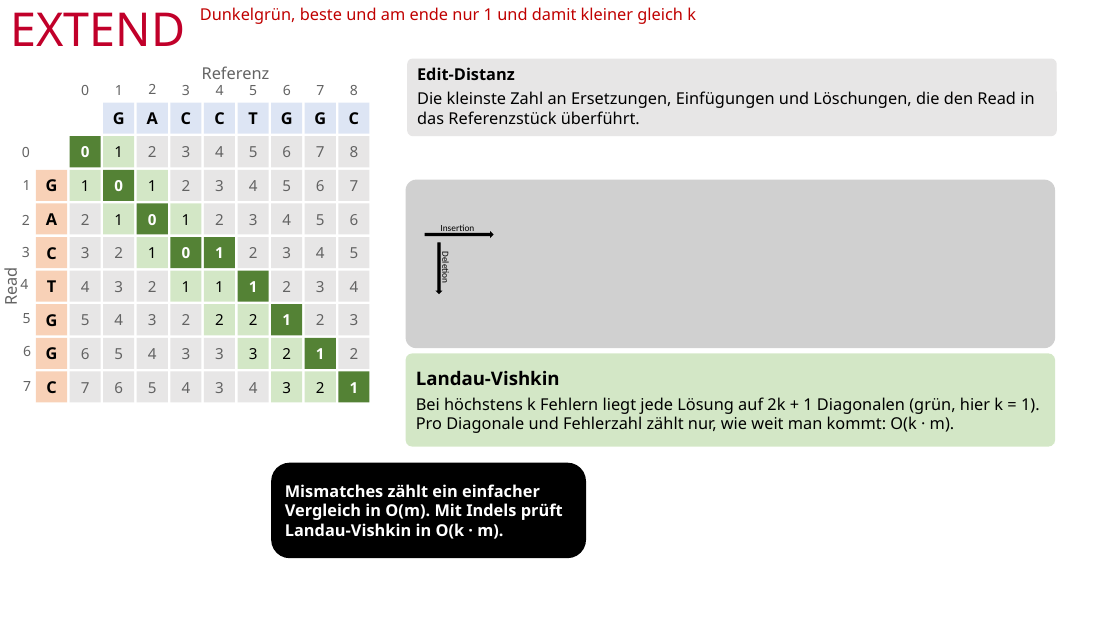
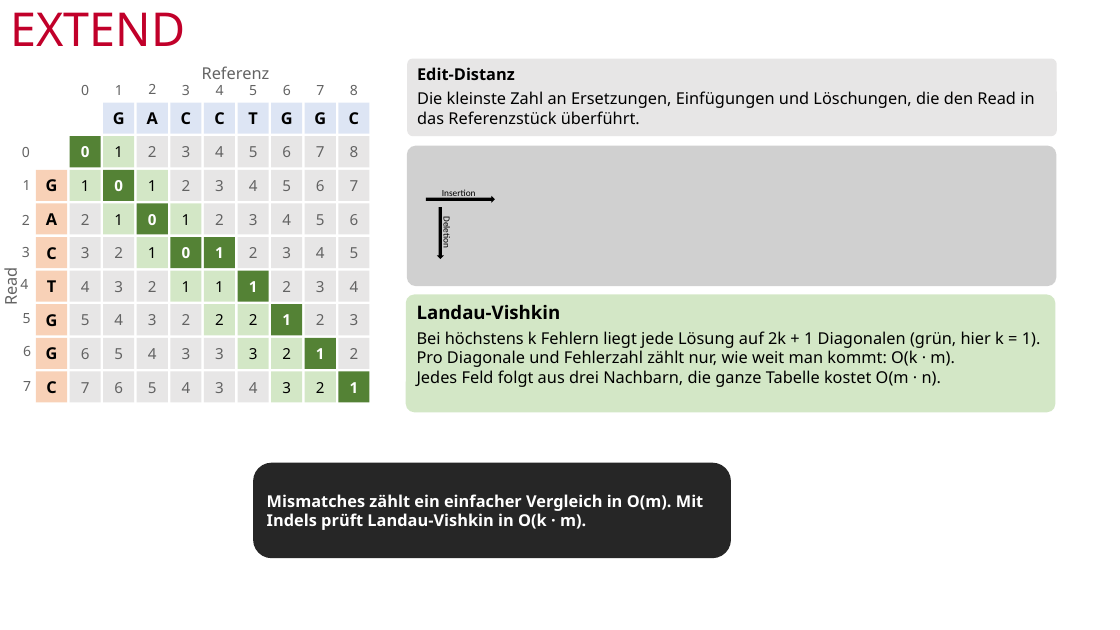
Before and after one commit to mawehl/BigData, a slide deck: slide 10 of CloudBurst_Wehle.pptx (slide 8 before the commit). Drawn at 1120x630 pixels with LibreOffice and Linux fonts; fonts in the diff are those of the drawing; grey boxes stand for pictures; background and template pictures are left out. Boxes give left, top, right and bottom in pixels: in the first picture for what was removed or moved away, otherwise in the second. Text is boxed around its words. In the diff, an @@ line names an element or a change of style, - is before the commit and + after.

```diff
--- a/CloudBurst_Wehle.pptx
+++ b/CloudBurst_Wehle.pptx
@@ text removed at <box>200,7,696,24</box> @@
-Dunkelgrün, beste und am ende nur 1 und damit kleiner gleich k
@@ picture: place and size @@
-picture at <box>406,180,1055,349</box>
+picture at <box>407,145,1056,286</box>
@@ right arrow "Insertion": place and size @@
-right arrow "Insertion" at <box>425,233,492,237</box>
+right arrow "Insertion" at <box>427,197,494,202</box>
@@ right arrow "Deletion": place and size @@
-right arrow "Deletion" at <box>437,243,442,294</box>
+right arrow "Deletion" at <box>438,208,442,258</box>
@@ rounded rectangle "Landau-Vishkin": place and size @@
-rounded rectangle "Landau-Vishkin" at <box>406,354,1055,447</box>
+rounded rectangle "Landau-Vishkin" at <box>406,295,1055,413</box>
@@ text in rounded rectangle at <box>417,370,941,387</box>: paragraph added @@
+Jedes Feld folgt aus drei Nachbarn, die ganze Tabelle kostet O(m · n).
@@ rounded rectangle "Mismatches zählt ein einfacher Vergleich ...": place and size @@
-rounded rectangle "Mismatches zählt ein einfacher Vergleich ..." at <box>271,463,586,559</box>
+rounded rectangle "Mismatches zählt ein einfacher Vergleich ..." at <box>253,463,731,559</box>
@@ rounded rectangle "Mismatches zählt ein einfacher Vergleich ..." at <box>253,463,731,559</box>: fill #000000 to #262626 @@
```
Also in this commit, not shown: 11 other slides changed, 3 slides added.
